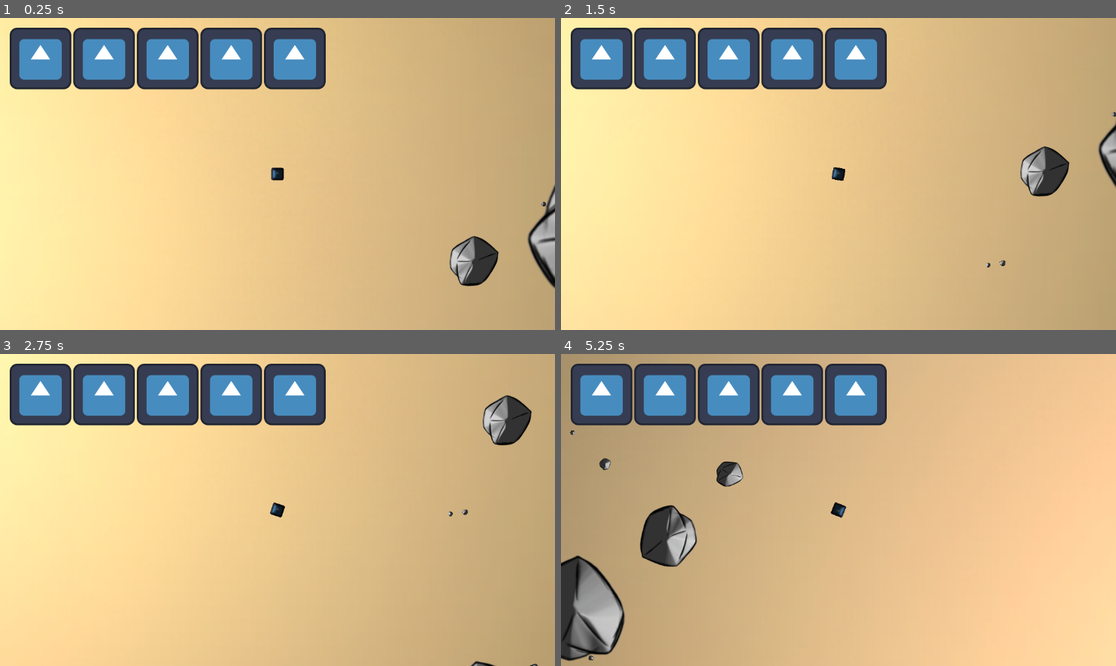
Above: before the commit, frames 1-4 (two rows, left to right).
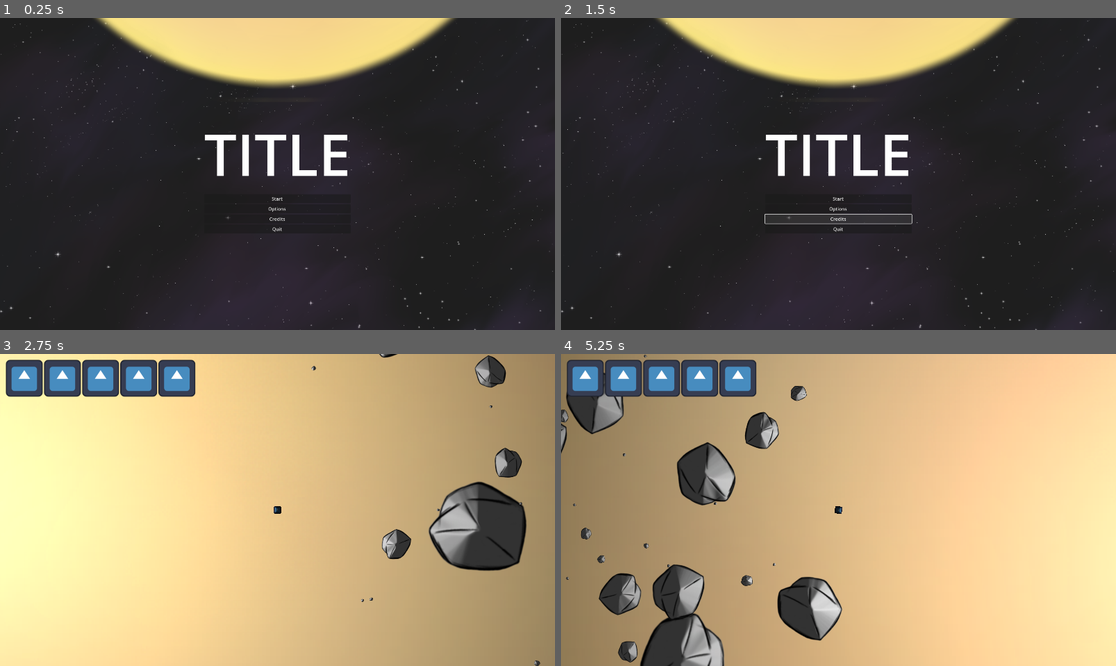
Above: after the commit, the same moments.

Repository: Aroweeri/gmtk2025
Game: Godot game, scene res://scenes/MainMenu.tscn
Same seed, same stepped clock (60 frames per second), same inputs: the game is played once before the commit and once after it. Before the commit the project starts from res://scenes/Main.tscn. The engine's default icon, where the game draws it, is replaced by a stand-in: a white triangle on a blue panel in a dark square.
Inputs (mouse positions are in pixels of both pictures, inside the frame that each line leads up to):
- Up to frame 1 (0.25 s): no input
- Up to frame 2 (1.5 s): click (838, 208) at 0.5 s, where only the run after the commit has a clickable "Options"; click (838, 217) at 1.25 s, where only the run after the commit has a clickable "Credits"
- Up to frame 3 (2.75 s): click (277, 534) at 2 s, where only the run after the commit has a clickable "Start"
- Up to frame 4 (5.25 s): hold Up (ui_up) 2.78-3.53 s; hold 1 (zoom1) 2.78-3.53 s; hold Down (ui_down) 3.53-4.28 s; tap 2 (zoom2) at 3.6 s; hold 3 (zoom3) 4.28-5.03 s; hold Up (ui_up) from 4.28 s (still down); tap 1 (zoom1) at 5.1 s

The runs differ from the first frame. In frame 1, 97% of the frame differs, in the area x 0-100%, y 0-100%; in frame 2, 97%; in frame 3, 29%; in frame 4, 34%.

Commit message:
Add Main Menu.

Diff:
--- a/project.godot
+++ b/project.godot
@@ -11,12 +11,14 @@
 [application]
 
 config/name="gmtk2025"
-run/main_scene="uid://bhujpltdw4ljj"
+run/main_scene="uid://401dukv06l6f"
 config/features=PackedStringArray("4.4", "Forward Plus")
 config/icon="res://icon.svg"
 
 [display]
 
+window/size/viewport_width=1920
+window/size/viewport_height=1080
 window/size/mode=3
 
 [input]
--- /dev/null
+++ b/scenes/MainMenu.tscn
@@ -0,0 +1,77 @@
+[gd_scene load_steps=4 format=3 uid="uid://401dukv06l6f"]
+
+[ext_resource type="Script" uid="uid://dar3mxenb0yy5" path="res://scripts/main_menu.gd" id="1_2wh52"]
+[ext_resource type="Texture2D" uid="uid://dwrufhrusf85g" path="res://assets/Space.png" id="2_ow34m"]
+[ext_resource type="Texture2D" uid="uid://chw70u2c8siwq" path="res://assets/Sun.png" id="3_l72w3"]
+
+[node name="Control" type="Control"]
+layout_mode = 3
+anchors_preset = 15
+anchor_right = 1.0
+anchor_bottom = 1.0
+grow_horizontal = 2
+grow_vertical = 2
+script = ExtResource("1_2wh52")
+
+[node name="CenterContainer" type="CenterContainer" parent="."]
+layout_mode = 1
+anchors_preset = 15
+anchor_right = 1.0
+anchor_bottom = 1.0
+grow_horizontal = 2
+grow_vertical = 2
+
+[node name="VBoxContainer" type="VBoxContainer" parent="CenterContainer"]
+layout_mode = 2
+
+[node name="Label" type="Label" parent="CenterContainer/VBoxContainer"]
+layout_mode = 2
+theme_override_font_sizes/font_size = 200
+text = "TITLE"
+
+[node name="StartButton" type="Button" parent="CenterContainer/VBoxContainer"]
+layout_mode = 2
+text = "Start"
+
+[node name="OptionsButton" type="Button" parent="CenterContainer/VBoxContainer"]
+layout_mode = 2
+text = "Options"
+
+[node name="CreditsButton" type="Button" parent="CenterContainer/VBoxContainer"]
+layout_mode = 2
+text = "Credits"
+
+[node name="QuitButton" type="Button" parent="CenterContainer/VBoxContainer"]
+layout_mode = 2
+text = "Quit"
+
+[node name="TextureRect" type="TextureRect" parent="."]
+z_index = -1
+layout_mode = 1
+anchors_preset = 15
+anchor_right = 1.0
+anchor_bottom = 1.0
+grow_horizontal = 2
+grow_vertical = 2
+mouse_filter = 2
+texture = ExtResource("2_ow34m")
+
+[node name="TextureRect2" type="TextureRect" parent="."]
+layout_mode = 1
+anchors_preset = 8
+anchor_left = 0.5
+anchor_top = 0.5
+anchor_right = 0.5
+anchor_bottom = 0.5
+offset_left = -1000.0
+offset_top = -2249.0
+offset_right = 1000.0
+offset_bottom = -249.0
+grow_horizontal = 2
+grow_vertical = 2
+texture = ExtResource("3_l72w3")
+
+[connection signal="pressed" from="CenterContainer/VBoxContainer/StartButton" to="." method="_on_start_button_pressed"]
+[connection signal="pressed" from="CenterContainer/VBoxContainer/OptionsButton" to="." method="_on_options_button_pressed"]
+[connection signal="pressed" from="CenterContainer/VBoxContainer/CreditsButton" to="." method="_on_credits_button_pressed"]
+[connection signal="pressed" from="CenterContainer/VBoxContainer/QuitButton" to="." method="_on_quit_button_pressed"]
--- /dev/null
+++ b/scripts/main_menu.gd
@@ -0,0 +1,17 @@
+extends Control
+
+
+func _on_start_button_pressed() -> void:
+	get_tree().change_scene_to_file("res://scenes/Main.tscn")
+
+
+func _on_options_button_pressed() -> void:
+	pass # Replace with function body.
+
+
+func _on_credits_button_pressed() -> void:
+	pass
+
+
+func _on_quit_button_pressed() -> void:
+	get_tree().quit();
Not shown: 1 places in scenes/Menu.tscn that only renumber resources
Not shown, added: scripts/main_menu.gd.uid
Not shown, removed: ui/.gitkeep
